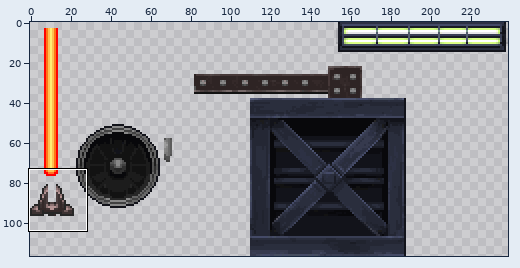
One commit to this sprite sheet: Assets/Levels/Tier04/Props/Sprites/Tier04A_prop08.png. The picture above shows the old version from afar; the outline marks the close-up.
Close-up. Earlier state:
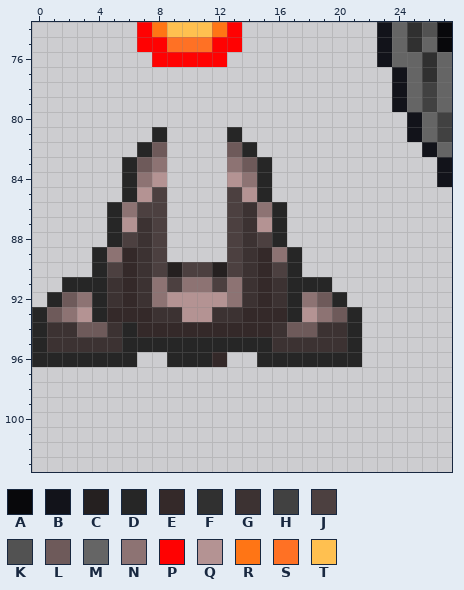
The file is 239x117 pixels. Pixels under 10% opacity are left out. Colours within 5 levels of each other are drawn and written as one. Shown: x 0..27, y 74..103.
Palette (. is transparent): A #08080b  B #12131a  C #252020  D #262626  E #342929  F #303030  G #3c3232  H #414141  J #4c4040  K #525252  L #6e5a5a  M #656565  N #8d7373  P #ff0202  Q #b49393  R #ff7515  S #ff7124  T #ffc050
New version:
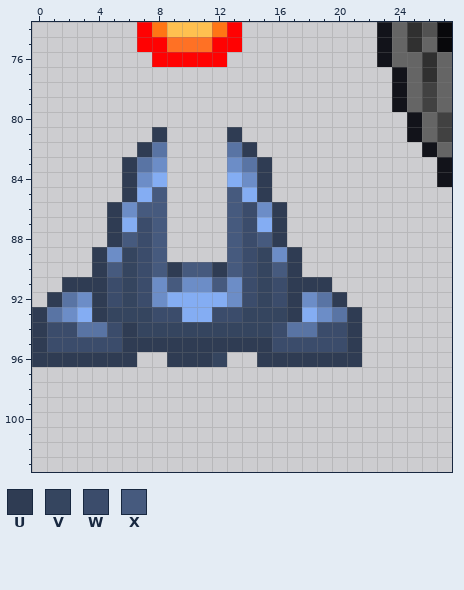
Colours new in this view: U #2f3c53  V #35455f  W #3b4c6b  X #465a7e
From old to new:
colour L: #6e5a5a -> #5974a4
colour N: #8d7373 -> #6c8dc7
colour Q: #b49393 -> #84adf3
y 81: x 8 D -> U; x 13 D -> U
y 82: x 7 D -> U; x 14 D -> U
y 83..84: x 6 D -> U; x 15 D -> U
y 85: x 6 D -> U; x 8 J -> X; x 13 J -> X; x 15 D -> U
y 86: x 5 D -> U; x 7..8 JJ -> XX; x 13..14 JG -> XW; x 16 D -> U
y 87: x 5 D -> U; x 7..8 GJ -> WX; x 13..14 JG -> XW; x 16 D -> U
y 88: x 5..8 DJGJ -> UXWX; x 13..16 JGJD -> XWXU
y 89: x 4 D -> U; x 6..8 EGJ -> VWX; x 13..15 JGE -> XWV; x 17 D -> U
y 90: x 4..17 DJEGJCJJCJGEJD -> UXVWXUXXUXWVXU
y 91: x 2..7 DDDGEG -> UUUWVW; x 9 J -> X; x 12 J -> X; x 14..19 GEGDDD -> WVWUUU
y 92: x 1 D -> U; x 4..7 DGEG -> UWVW; x 14..17 GEGD -> WVWU; x 20 D -> U
y 93: x 0 D -> U; x 4..9 DEEEGG -> UVVVWW; x 12..17 GGEEED -> WWVVVU; x 21 D -> U
y 94: x 0..2 DGG -> UWW; x 5..16 GDEEEEEEEEEG -> WUVVVVVVVVVW; x 19..21 GGD -> WWU
y 95: x 0..21 DGGGGGDDDDDDDDDDGGGGGD -> UWWWWWUUUUUUUUUUWWWWWU
y 96: x 0..6 DDDDDDD -> UUUUUUU; x 9..12 DDDE -> UUUV; x 15..21 DDDDDDD -> UUUUUUU
Changed places in both close-ups, as pixel boxes (x1, y1, x2, y2):
changed: (32, 127, 362, 367)
